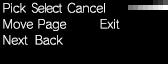
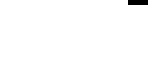
Layered file, before and after one edit (w=168, h=64). Changes by layer:
moved "Pick Select Cancel Move Page Exit Next Back" above "Layer 2", painted on it over [3, 2, 120, 45]
hid "Layer 1" over [0, 0, 168, 64]
